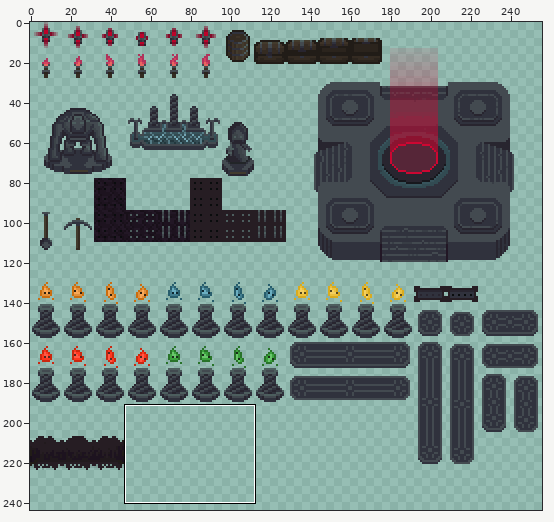
One commit to this sprite sheet: assets/Tilesets/props.png. The picture above shows the old version from afar; the outline marks the close-up.
Close-up. As it was:
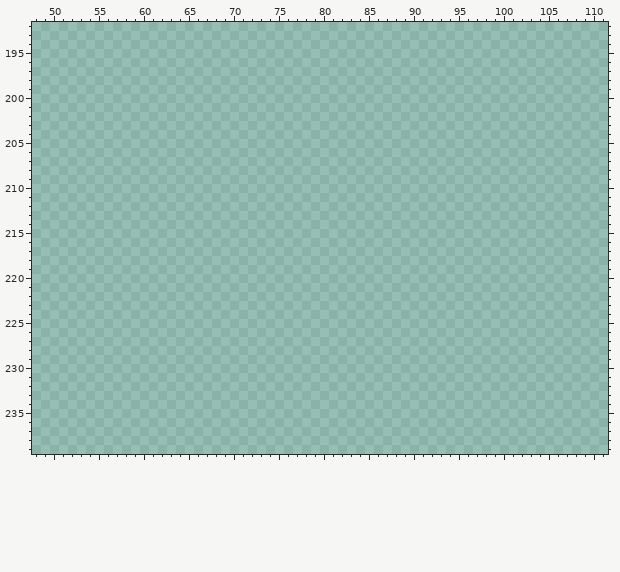
The file is 256x256 pixels. Pixels under 10% opacity are left out. Colours within 5 levels of each other are drawn and written as one. Shown: x 48..111, y 192..239. The wide view leaves out empty margins.
New version:
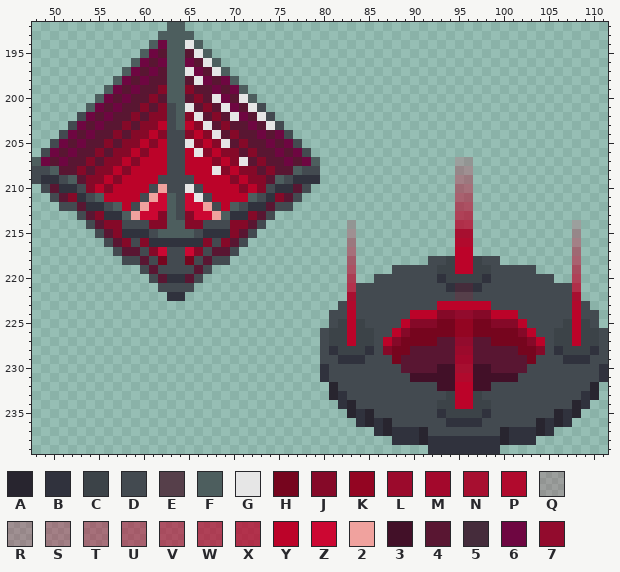
Palette (. is transparent): A #28252f  B #30323d  C #3c4348  D #434a50  E #563f4a  F #4d5e5e  G #e6e6e6  H #76051e  J #850928  K #930522  L #9b0a2c  M #a3082c  N #a70f30  P #b10a2d  Q #bc03292a  R #bc03293f  S #bc032955  T #bc03296a  U #bc03297f  V #bc032994  W #bc0329aa  X #bc0329bf  Y #bc0329  Z #cc0732  2 #f0a29e  3 #421028  4 #591632  5 #452c3b  6 #6e0641  7 #920b2d
Changes in this commit:
Changed rows in their new state; - is an unchanged pixel.
first column x 48:
192 ---------------FF-----------------------------------------------
193 --------------FFFF----------------------------------------------
194 -------------F6FFGF---------------------------------------------
195 ------------F64FF4GF--------------------------------------------
196 -----------F646FF64GF-------------------------------------------
197 ----------F6464FFG64GF------------------------------------------
198 ---------F64644FF4G646F-----------------------------------------
199 --------F64644JFFJ44646F----------------------------------------
200 -------F64644J4FF4J4G64GF---------------------------------------
201 ------F64644J4JDFG4J4G64GD--------------------------------------
202 -----D64644J4JJDFJG4J4G64GD-------------------------------------
203 ----D64644J4JJYDFYJG4J4464GD------------------------------------
204 ---D64644J4JJYJDDJYJG4J44646D-----------------------------------
205 --D64644J4JJYJYDDGJYJG4J44646D----------------------------------
206 -D64644J4JJYJYYDDYGJYJJ4J44646D---------------------------------
207 F64644J4JJYJYYYDDYYYJYJG4J44646F---------------QQ---------------
208 DDF44J4JJYJYYYYDDYYYGJYJJ4J44FDD---------------RR---------------
209 DBBDF4JJYJYYYYDDDDYYYYJYJJ4FDBBB---------------SS---------------
210 -D4BBDJYJYYYYD2DDGDYYYYJYJDBB4D----------------TT---------------
211 --D4JBDFYYYYD2ZFDZGDYYYYFDBJ4D-----------------UU---------------
212 ---DD4BBDFYD2ZZFDZZ2DYFDBB4DD------------------VV---------------
213 -----D4JBBF2ZZJFDJZZ2FBBJ4D--------------------WW---------------
214 ------D4JJDDDJJFFJJDDDJJ4D---------Q-----------XX-----------Q---
215 -------D4JBBBDFFFFDBBBJ4D----------R-----------NN-----------R---
216 --------D4JDJBBBBBBJDJ4D-----------S-----------PP-----------S---
217 ---------D44DJZDDZJD44D------------T-----------YY-----------T---
218 ----------DD4DHDDHD4DD-------------U--------DDCYYCDD--------U---
219 ------------D4DDDD4D---------------V----DDDDDCCYYCCDDDDD----V---
220 -------------D4BB4D----------------W--DDDDDDDBCCCCBDDDDDDD--W---
221 --------------DDDD-----------------XDDDDDDDDDDB55BDDDDDDDDDDX---
222 ---------------BB------------------NDDDDDDDDDDDEEDDDDDDDDDDDN---
223 ----------------------------------DPDDDDDDDDDYYYYYYDDDDDDDDDPD--
224 ---------------------------------DDYDDDDDDYYYJJ77JJYYYDDDDDDYDD-
225 ---------------------------------DCYCDDDDYJJJHHKKHHJJJYDDDDCYCD-
226 --------------------------------DCCYCCDDYJHHHHHKKHHHHHJYDDCCYCCD
227 --------------------------------DCCYCCDYJHHHH447744HHHHJYDCCYCCD
228 --------------------------------DBCCCBDJHH44444LL44444HHJDBCCCBD
229 --------------------------------DDBBBDDDH444444MM444444HDDDBBBDD
230 --------------------------------BDDDDDDDD444433NN334444DDDDDDDDB
231 --------------------------------BDDDDDDDDD33333PP33333DDDDDDDDDB
232 ---------------------------------ADDDDDDDDDDD33YY33DDDDDDDDDDDA-
233 ---------------------------------ABDDDDDDDDDDDCYYCDDDDDDDDDDDBA-
234 ----------------------------------BADDDDDDDDDCCYYCCDDDDDDDDDAB--
235 -----------------------------------ABADDDDDDDBCCCCBDDDDDDDABA---
236 ------------------------------------BABADDDDDDBBBBDDDDDDABAB----
237 --------------------------------------BABBBADDDDDDDDABBBAB------
238 ----------------------------------------BBBABBBBBBBBABBB--------
239 --------------------------------------------BBBBBBBB------------
